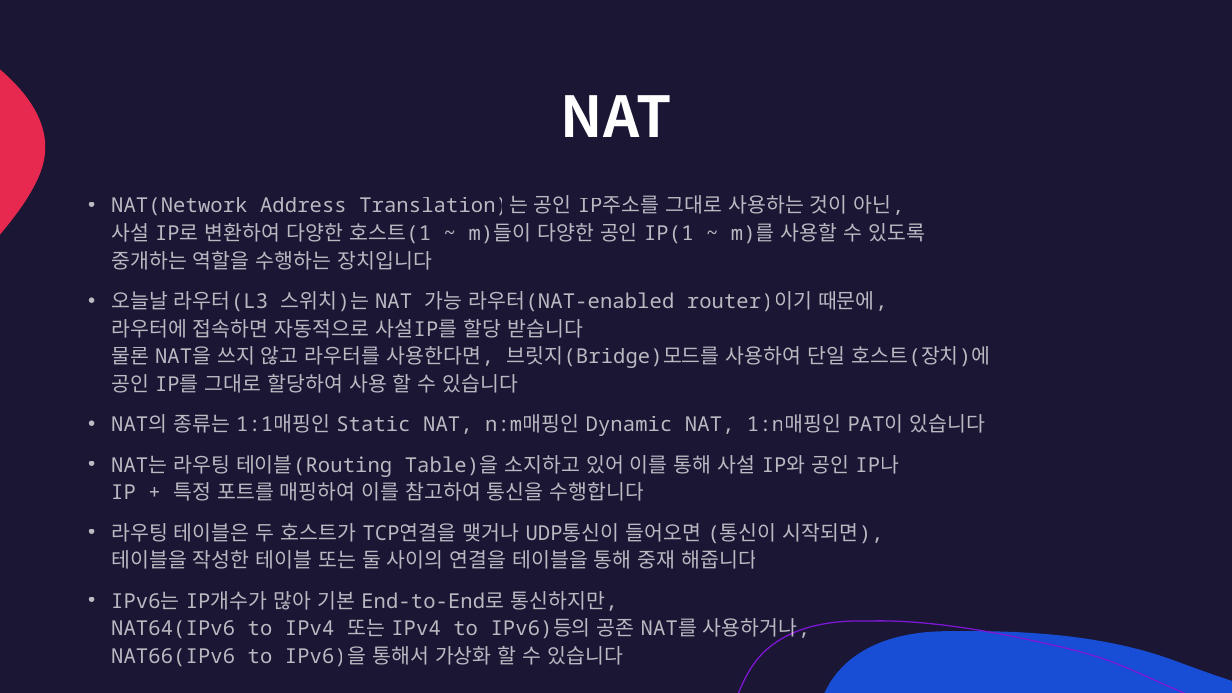
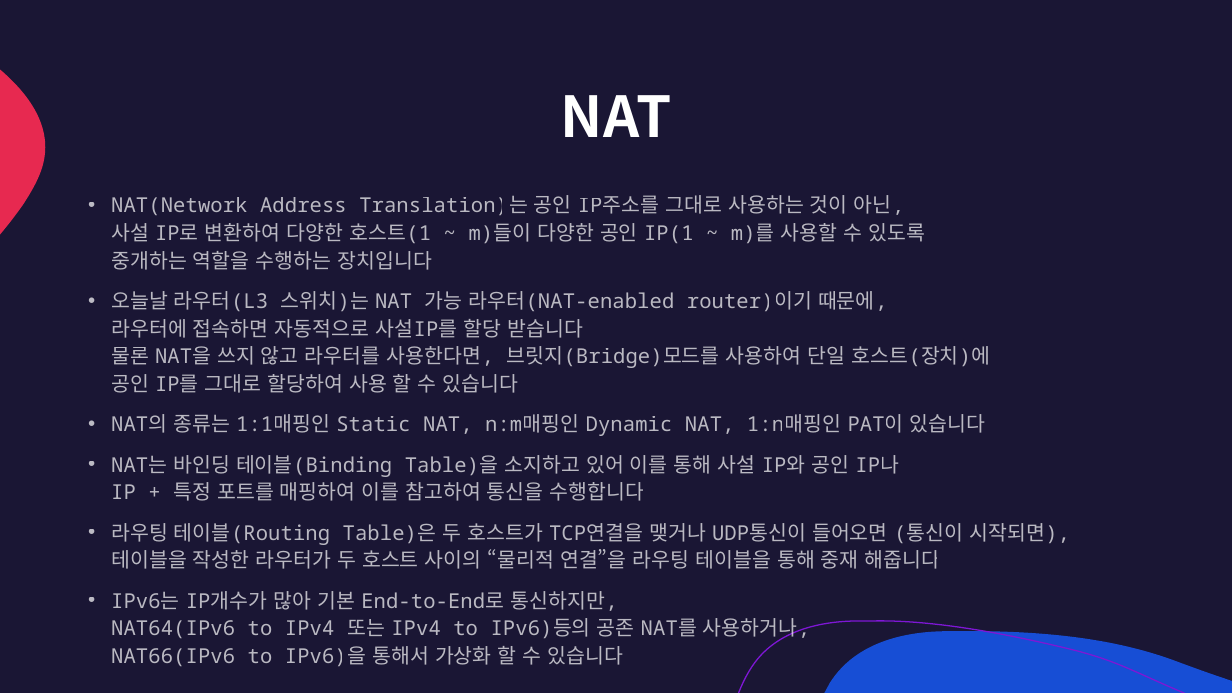
Before and after one commit to lumen4723/2024_network, a slide deck: slide 8 of 3.pptx. Drawn at 1232x693 pixels with LibreOffice and Linux fonts; fonts in the diff are those of the drawing. Boxes give left, top, right and bottom in pixels: in the first picture for what was removed or moved away, otherwise in the second. Text is boxed around its words. In the diff, an @@ line names an element or a change of style, - is before the commit and + after.

```diff
--- a/3.pptx
+++ b/3.pptx
@@ text at [111, 455, 1070, 569]: text changed @@
-• NAT는 라우팅 테이블(Routing Table)을 소지하고 있어 이를 통해 사설 IP와 공인 IP나
-  IP + 특정 포트를 매핑하여 이를 참고하여 통신을 수행합니다
-• 라우팅 테이블은 두 호스트가 TCP연결을 맺거나 UDP통신이 들어오면 (통신이 시작되면),
-  테이블을 작성한 테이블 또는 둘 사이의 연결을 테이블을 통해 중재 해줍니다
+• NAT는 바인딩 테이블(Binding Table)을 소지하고 있어 이를 통해 사설 IP와 공인 IP나
+  IP + 특정 포트를 매핑하여 이를 참고하여 통신을 수행합니다
+• 라우팅 테이블(Routing Table)은 두 호스트가 TCP연결을 맺거나 UDP통신이 들어오면 (통신이 시작되면),
+  테이블을 작성한 라우터가 두 호스트 사이의 “물리적 연결”을 라우팅 테이블을 통해 중재 해줍니다
```
Also in this commit, not shown: 10 other slides changed, 8 slides added, 10 slides removed, 1 other file.
